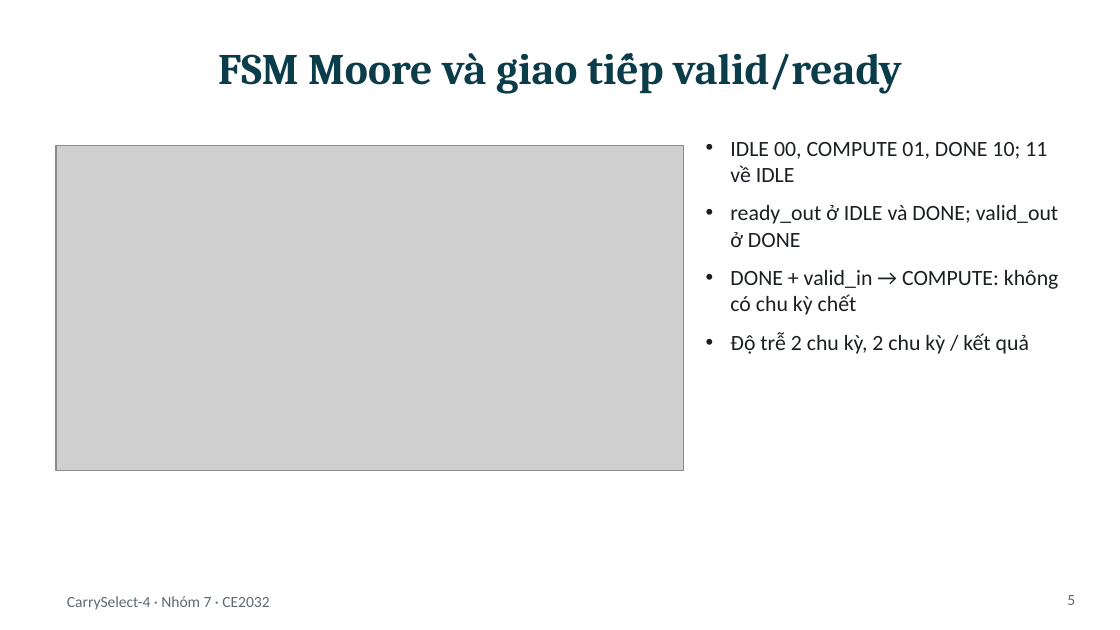
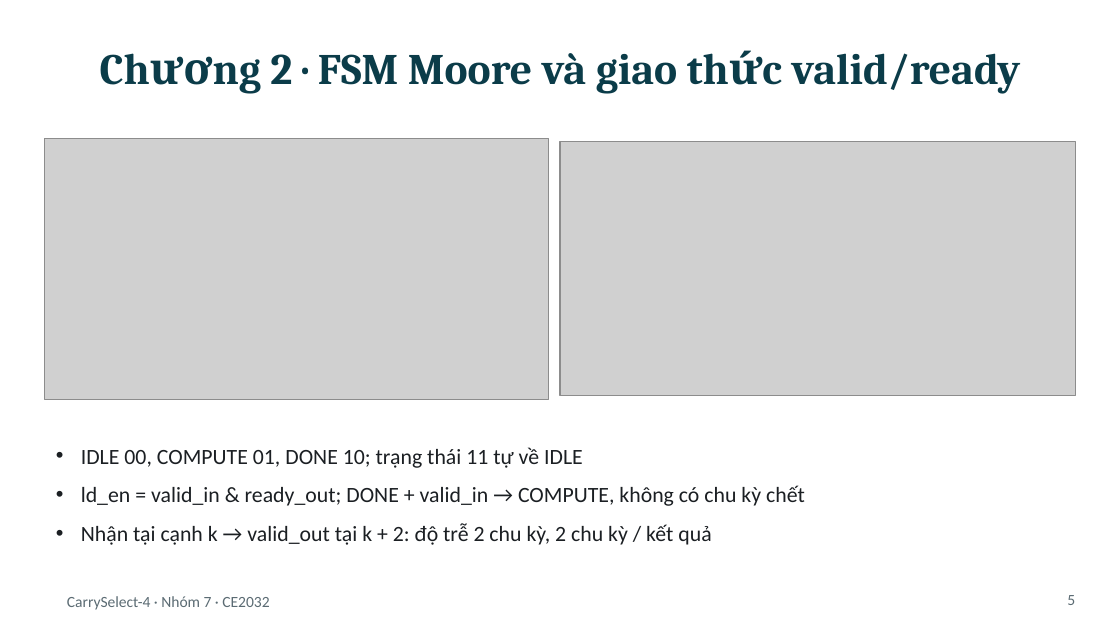
Before and after one commit to nmatu0810/carryselect4-sky130, a slide deck: slide 5 of slides/CarrySelect4_BaoVe.pptx. Drawn at 1120x630 pixels with LibreOffice and Linux fonts; fonts in the diff are those of the drawing; grey boxes stand for pictures. Boxes give left, top, right and bottom in pixels: in the first picture for what was removed or moved away, otherwise in the second. Text is boxed around its words. In the diff, an @@ line names an element or a change of style, - is before the commit and + after.

```diff
--- a/slides/CarrySelect4_BaoVe.pptx
+++ b/slides/CarrySelect4_BaoVe.pptx
@@ title at box(270, 53, 1021, 94): text changed @@
-FSM Moore và giao tiếp valid/ready
+Chương 2 · FSM Moore và giao thức valid/ready
@@ picture: place and size @@
-picture at box(56, 146, 683, 470)
+picture at box(45, 139, 549, 400)
@@ picture added at box(560, 141, 1075, 395) @@
@@ text at box(81, 447, 805, 545): text changed @@
-• IDLE 00, COMPUTE 01, DONE 10; 11 về IDLE
-• ready_out ở IDLE và DONE; valid_out ở DONE
-• DONE + valid_in → COMPUTE: không có chu kỳ chết
-• Độ trễ 2 chu kỳ, 2 chu kỳ / kết quả
+• IDLE 00, COMPUTE 01, DONE 10; trạng thái 11 tự về IDLE
+• ld_en = valid_in & ready_out; DONE + valid_in → COMPUTE, không có chu kỳ chết
+• Nhận tại cạnh k → valid_out tại k + 2: độ trễ 2 chu kỳ, 2 chu kỳ / kết quả
```
Also in this commit, not shown: 7 other slides changed, 2 slides added, 8 slides removed, 2 other files.
